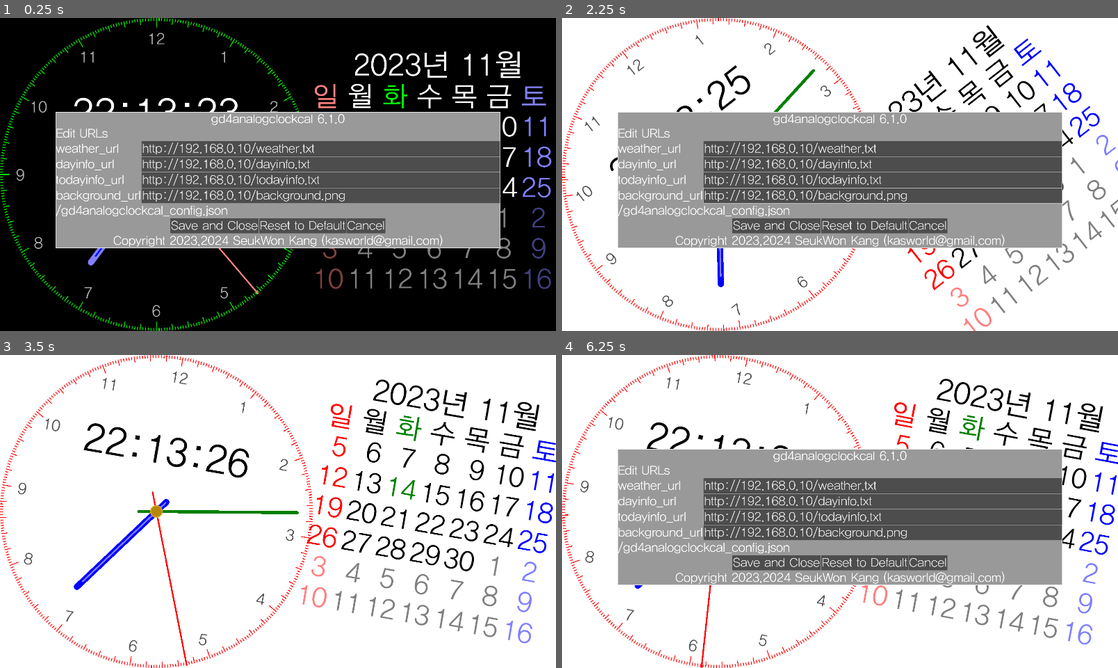
Above: before the commit, frames 1-4 (two rows, left to right).
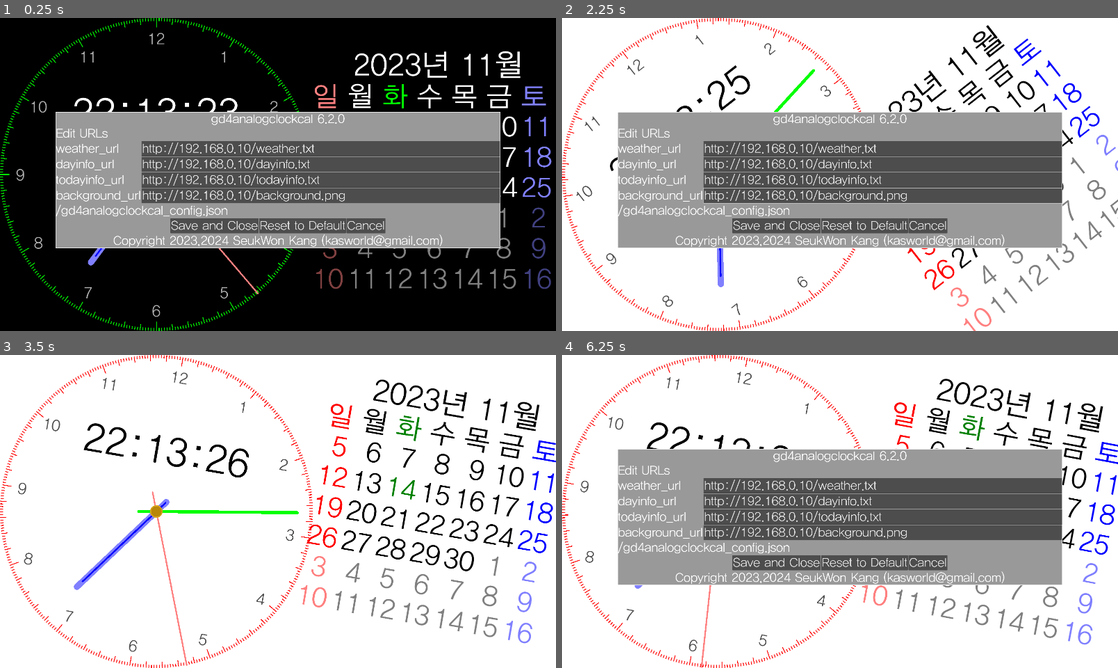
Above: after the commit, the same moments.

Repository: kasworld/gd4analogclockcal
Game: Godot game, scene res://main.tscn
The game is run twice, just before and just after one commit, with the same random seed, the same clock (stepped at 60 frames per second) and the same inputs.
Inputs (mouse positions are in pixels of both pictures, inside the frame that each line leads up to):
- Up to frame 1 (0.25 s): no input
- Up to frame 2 (2.25 s): tap Enter at 0.5, 0.6, 1.35, 2.1 s; move the mouse to (962, 158) at 0.52 s; click (962, 158) at 0.67 s; move the mouse to (728, 190) at 1.27 s; click (728, 190) at 1.42 s; move the mouse to (895, 105) at 2.02 s; click (895, 105) at 2.17 s
- Up to frame 3 (3.5 s): move the mouse to (250, 574) at 2.77 s; tap Enter at 2.85 s; click (250, 574) at 2.92 s
- Up to frame 4 (6.25 s): move the mouse to (1006, 558) at 3.52 s; tap Enter every 0.75 s from 3.6 to 5.85 s; click (1006, 558) at 3.67 s; move the mouse to (673, 464) at 4.27 s; click (673, 464) at 4.42 s; move the mouse to (867, 511) at 5.02 s; click (867, 511) at 5.17 s; move the mouse to (756, 433) at 5.77 s; click (756, 433) at 5.92 s

The runs differ from the first frame. In frame 1, less than 0.1% of the frame differs, in the area x 13-61%, y 25-34%; in frame 2, 0.3%; in frame 3, 1.0%, in the area x 13-54%, y 22-100%; in frame 4, 0.2%.
Error in both runs: Attempt to call function 'store_line' in base 'null instance' on a null instance. (res://global/config.gd:13)

Commit message:
code clean

Diff:
--- a/analog_clock/analog_clock.gd
+++ b/analog_clock/analog_clock.gd
@@ -22,11 +22,11 @@
 
 	var co = Global2d.colors.timelabel
 	$LabelTime.position = Vector2(-r/3.0,-r/2)
-	$LabelTime.label_settings = Global2d.make_label_setting(r/4, co, co)
+	$LabelTime.label_settings = Global2d.make_label_setting(r/4, co)
 
 	co = Global2d.colors.infolabel
 	$LabelInfo.position = Vector2(-r/2.0,r/4)
-	$LabelInfo.label_settings = Global2d.make_label_setting(r/8, co, co)
+	$LabelInfo.label_settings = Global2d.make_label_setting(r/8, co)
 
 	info_text = InfoText.new()
 	add_child(info_text)
@@ -49,13 +49,6 @@
 	minute = null,
 	second = null,
 }
-# dict to gradient
-var hands_gradients = {
-	hour1 = null,
-	hour2 = null,
-	minute = null,
-	second = null,
-}
 func draw_hand()->void:
 	var hands_param = {
 		hour1 =[1.0/25, 0.7],
@@ -63,38 +56,24 @@
 		minute =[1.0/50, 0.9],
 		second =[1.0/100, 1.0],
 	}
-	for k in hands_gradients:
-		hands_gradients[k] = new_gradient(Global2d.colors[k])
-		hands_lines[k] = new_clock_hand(hands_gradients[k], hands_param[k][0],hands_param[k][1] )
+	for k in hands_param:
+		var w = hands_param[k][0]
+		var h = hands_param[k][1]
+		var cr = Line2D.new()
+		cr.default_color = Global2d.colors[k]
+		cr.width = w*clock_R
+		cr.points = [Vector2(0,-h*clock_R), Vector2(0,h*clock_R/8)]
+		cr.begin_cap_mode = Line2D.LINE_CAP_ROUND
+		cr.end_cap_mode = Line2D.LINE_CAP_ROUND
+		hands_lines[k] = cr
 		add_child(hands_lines[k])
 
 func update_color()->void:
 	$AnalogDial.update_color()
-	for k in hands_lines:
-		hands_gradients[k].colors = Global2d.colors[k]
 	center_circle1.color = Global2d.colors.center_circle1
 	center_circle2.color = Global2d.colors.center_circle2
-
-	var co = Global2d.colors.timelabel
-	Global2d.set_label_color($LabelTime, co, Global2d.make_shadow_color(co))
-
-	co = Global2d.colors.infolabel
-	Global2d.set_label_color($LabelInfo, co, Global2d.make_shadow_color(co))
-
-func new_gradient(co_list :Array)->Gradient:
-	var gr = Gradient.new()
-	gr.colors = co_list
-	return gr
-
-func new_clock_hand(gr :Gradient, w :float, h: float) -> Line2D:
-	var cr = Line2D.new()
-	cr.gradient = gr
-	cr.width = w*clock_R
-	cr.points = [Vector2(0,-h*clock_R), Vector2(0,h*clock_R/8)]
-	cr.begin_cap_mode = Line2D.LINE_CAP_ROUND
-	cr.end_cap_mode = Line2D.LINE_CAP_ROUND
-	cr.antialiased = true
-	return cr
+	$LabelTime.label_settings.font_color = Global2d.colors.timelabel
+	$LabelInfo.label_settings.font_color = Global2d.colors.infolabel
 
 # Called every frame. 'delta' is the elapsed time since the previous frame.
 func _process(_delta: float) -> void:
--- a/calendar/calendar.gd
+++ /dev/null
@@ -1,86 +0,0 @@
-extends Node2D
-
-# 1+7x7 : year+month, weekdayname, 6 weeek
-var calendar_labels = []
-
-func init(csize :Vector2)->void:
-	init_calendar_labels(csize)
-	update_calendar()
-
-func update_color()->void:
-	var co = Global2d.colors.datelabel
-	Global2d.set_label_color(calendar_labels[0], co, Global2d.make_shadow_color(co))
-
-	for i in range(1,8): # week title + 6 week
-		for j in Global2d.weekdaystring.size():
-			co = Global2d.colors.weekday[j]
-			Global2d.set_label_color(calendar_labels[i][j], co, Global2d.make_shadow_color(co))
-	update_calendar()
-
-func init_calendar_labels( csize :Vector2)->void:
-	var fw = csize.x/7
-	var fh = csize.y/8
-
-	# date label
-	var lb = Label.new()
-	lb.text = "0000년00월"
-	lb.horizontal_alignment = HorizontalAlignment.HORIZONTAL_ALIGNMENT_CENTER
-	lb.vertical_alignment = VerticalAlignment.VERTICAL_ALIGNMENT_CENTER
-	var co = Global2d.colors.datelabel
-	lb.label_settings = Global2d.make_label_setting(fh, co, Global2d.make_shadow_color(co))
-	lb.position = Vector2(-csize.x/3,-csize.y/2)
-	calendar_labels.append(lb)
-	add_child(lb)
-
-	# prepare calendar
-	for i in range(1,8): # week title + 6 week
-		var ln = []
-		for j in Global2d.weekdaystring.size():
-			lb = Label.new()
-			lb.text =  Global2d.weekdaystring[j]
-			#lb.size_flags_horizontal = Control.SIZE_EXPAND_FILL
-			lb.horizontal_alignment = HorizontalAlignment.HORIZONTAL_ALIGNMENT_CENTER
-			lb.vertical_alignment = VerticalAlignment.VERTICAL_ALIGNMENT_CENTER
-			co = Global2d.colors.weekday[j]
-			lb.label_settings = Global2d.make_label_setting(fh*0.8, co, Global2d.make_shadow_color(co))
-			lb.position = Vector2(fw*j,fh*i) - csize/2
-			ln.append(lb)
-			add_child(lb)
-		calendar_labels.append(ln)
-
-func update_calendar()->void:
-	var tz = Time.get_time_zone_from_system()
-	var today = int(Time.get_unix_time_from_system()) +tz["bias"]*60
-	var today_dict = Time.get_date_dict_from_unix_time(today)
-	var day_index = today - (7 + today_dict["weekday"] )*24*60*60 #datetime.timedelta(days=(-today.weekday() - 7))
-
-	calendar_labels[0].text = "%4d년 %2d월" % [today_dict["year"] , today_dict["month"]]
-
-	for wd in range(7):
-		var curLabel = calendar_labels[1][wd]
-		var co = Global2d.colors.weekday[wd]
-		if wd == today_dict["weekday"] :
-			co = Global2d.colors.today
-		Global2d.set_label_color(curLabel, co, Global2d.make_shadow_color(co))
-
-	for week in range(2,8):
-		for wd in range(7):
-			var day_index_dict = Time.get_date_dict_from_unix_time(day_index)
-			var curLabel = calendar_labels[week][wd]
-			curLabel.text = "%2d" % day_index_dict["day"]
-			var co = Global2d.colors.weekday[wd]
-			if day_index_dict["month"] != today_dict["month"]:
-				co = Global2d.make_shadow_color(co)
-			elif day_index_dict["day"] == today_dict["day"]:
-				co = Global2d.colors.today
-			Global2d.set_label_color(curLabel, co, Global2d.make_shadow_color(co))
-			day_index += 24*60*60
-
-var old_time_dict = {"day":0} # datetime dict
-func _on_timer_timeout() -> void:
-	var time_now_dict = Time.get_datetime_dict_from_system()
-
-	# date changed, update datelabel, calendar
-	if old_time_dict["day"] != time_now_dict["day"]:
-		old_time_dict = time_now_dict
-		update_calendar()
--- a/calendar/calendar.tscn
+++ /dev/null
@@ -1,11 +0,0 @@
-[gd_scene load_steps=2 format=3 uid="uid://b1m11n5rm2gh7"]
-
-[ext_resource type="Script" path="res://calendar/calendar.gd" id="1_hng2e"]
-
-[node name="Calendar" type="Node2D"]
-script = ExtResource("1_hng2e")
-
-[node name="Timer" type="Timer" parent="."]
-autostart = true
-
-[connection signal="timeout" from="Timer" to="." method="_on_timer_timeout"]
--- a/global/global2d.gd
+++ b/global/global2d.gd
@@ -22,10 +22,10 @@
 	default_clear = Color.BLACK,
 
 	# analog clock
-	hour1 = [Color.BLUE.lightened(0.5), Color.BLUE.lightened(0.5)],
-	hour2 = [Color.BLUE, Color.BLUE],
-	minute = [Color.GREEN, Color.GREEN],
-	second = [Color.RED.lightened(0.5), Color.RED.lightened(0.5)],
+	hour1 = Color.BLUE.lightened(0.5),
+	hour2 = Color.BLUE,
+	minute = Color.GREEN,
+	second = Color.RED.lightened(0.5),
 	center_circle1 = Color.GOLD,
 	center_circle2 = Color.YELLOW,
 	dial_num = Color.WHITE.darkened(0.3),
@@ -48,10 +48,10 @@
 	paneloption = Color.BLACK,
 	default_clear = Color.WHITE,
 	# analog clock
-	hour1 = [Color.BLUE, Color.BLUE],
-	hour2 = [Color.BLUE.lightened(0.5), Color.BLUE.lightened(0.5)],
-	minute = [Color.GREEN.darkened(0.5), Color.GREEN.darkened(0.5)],
-	second = [Color.RED, Color.RED],
+	hour1 = Color.BLUE,
+	hour2 = Color.BLUE.lightened(0.5),
+	minute = Color.GREEN.darkened(0.5),
+	second = Color.RED,
 	center_circle1 = Color.GOLDENROD,
 	center_circle2 = Color.DARK_GOLDENROD,
 	dial_num = Color.BLACK.lightened(0.3),
@@ -77,18 +77,11 @@
 	else :
 		return co.lightened(0.5)
 
-func set_label_color(lb :Label, co1 :Color, co2 :Color)->void:
-	lb.label_settings.font_color = co1
-	lb.label_settings.shadow_color = co2
-
-func make_label_setting(font_size :float , co1 :Color, co2 :Color)->LabelSettings:
+func make_label_setting(font_size :float , co1 :Color)->LabelSettings:
 	var label_settings = LabelSettings.new()
 	label_settings.font = font
 	label_settings.font_color = co1
 	label_settings.font_size = font_size
-	#label_settings.shadow_color = co2
-	#var offset = calc_font_offset_vector2(font_size)
-	#label_settings.shadow_offset = offset
 	return label_settings
 
 func calc_font_offset_vector2(font_size :float)->Vector2:
--- a/main.gd
+++ b/main.gd
@@ -13,7 +13,7 @@
 	]
 
 var config = {
-	"version" : "gd4analogclockcal 6.1.0",
+	"version" : "gd4analogclockcal 6.2.0",
 	"weather_url" : "http://192.168.0.10/weather.txt",
 	"dayinfo_url" : "http://192.168.0.10/dayinfo.txt",
 	"todayinfo_url" : "http://192.168.0.10/todayinfo.txt",
